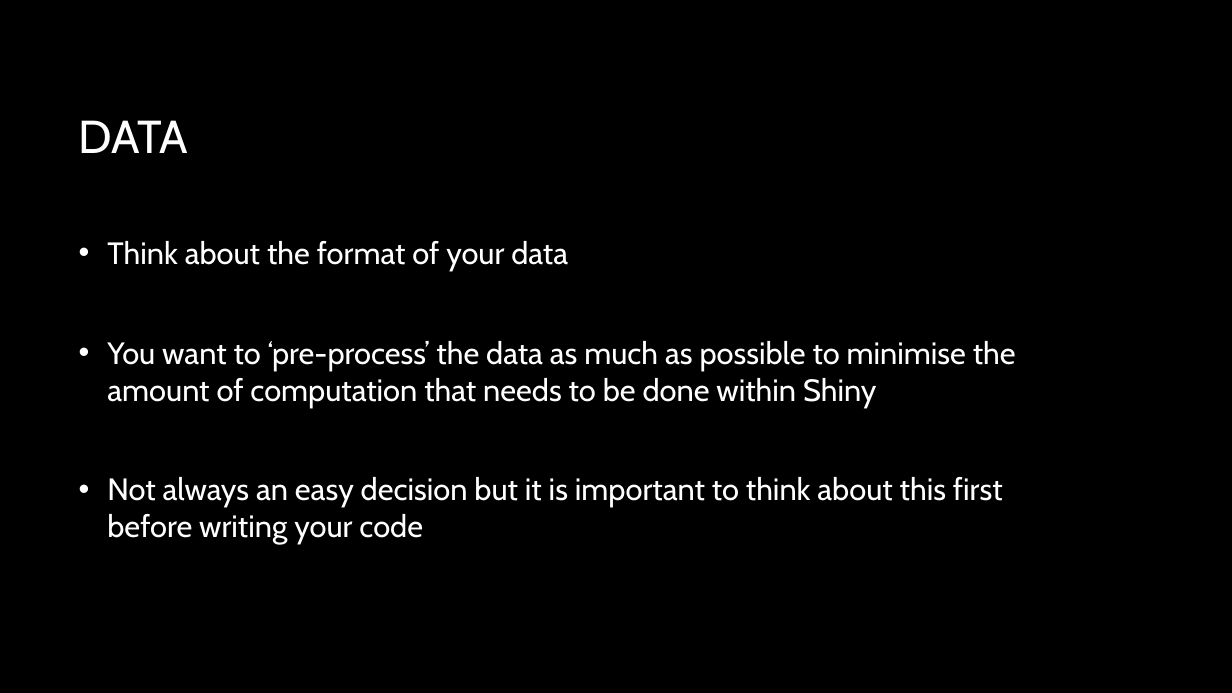
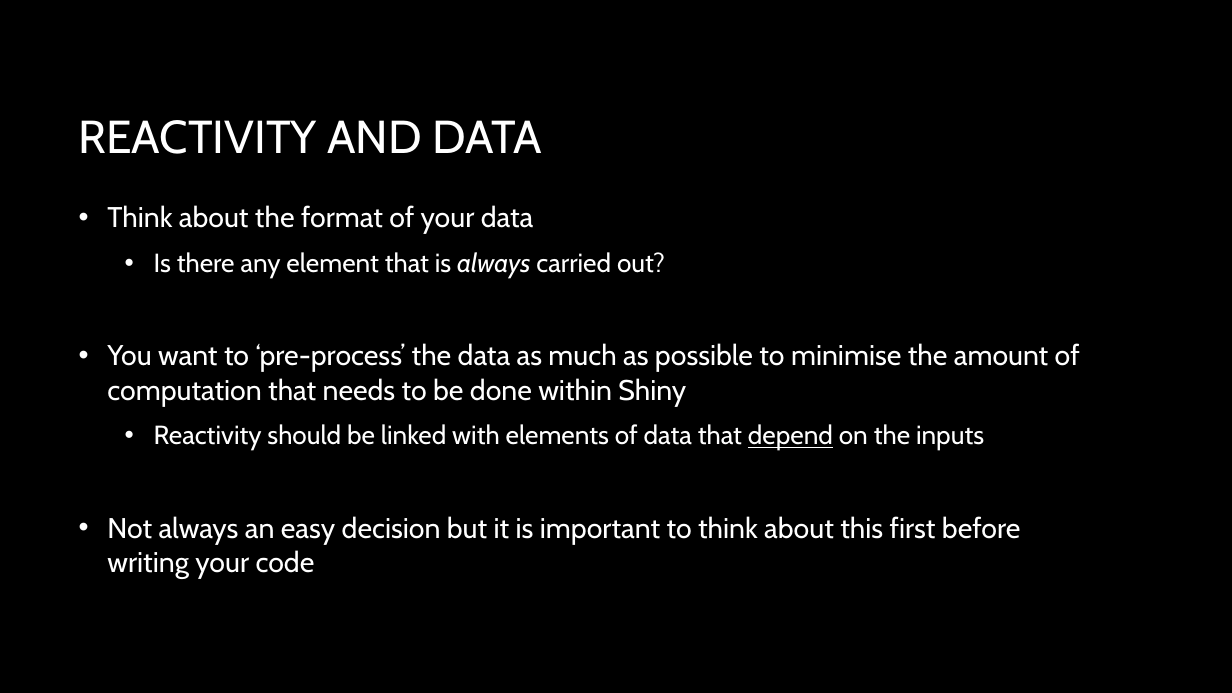
Before and after one commit to nabury/shiny-masterclass, a slide deck: slide 15 of Part 2/Slides part 2.pptx. Drawn at 1232x693 pixels with LibreOffice and Linux fonts; fonts in the diff are those of the drawing; background and template pictures are left out. Boxes give left, top, right and bottom in pixels: in the first picture for what was removed or moved away, otherwise in the second. Text is boxed around its words. In the diff, an @@ line names an element or a change of style, - is before the commit and + after.

Commit message:
Made updates to slides for 2025 run

```diff
--- a/Part 2/Slides part 2.pptx
+++ b/Part 2/Slides part 2.pptx
@@ title at (x1=79, y1=120, x2=542, y2=154): text changed @@
-DATA
+REACTIVITY AND DATA
@@ text at (x1=107, y1=205, x2=1080, y2=579): size 24 to 22.2 pt in "Think about the format of your data", "You want to ‘pre-process’ the data as ...", "Not always an easy decision but it ..." @@
@@ text at (x1=154, y1=252, x2=665, y2=278): paragraph added @@
+  • Is there any element that is always carried out?
@@ text at (x1=154, y1=424, x2=984, y2=451): paragraph added @@
+  • Reactivity should be linked with elements of data that depend on the inputs
```
Also in this commit, not shown: 4 other slides changed, 2 slides added, 1 slide removed.
